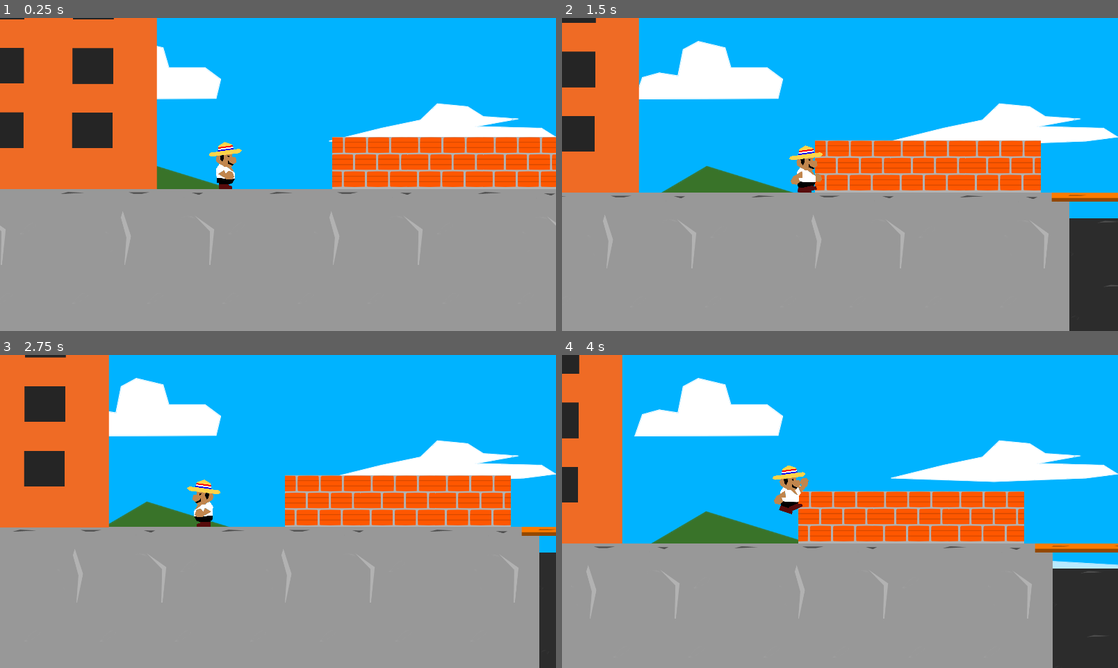
Above: before the commit, frames 1-4 (two rows, left to right).
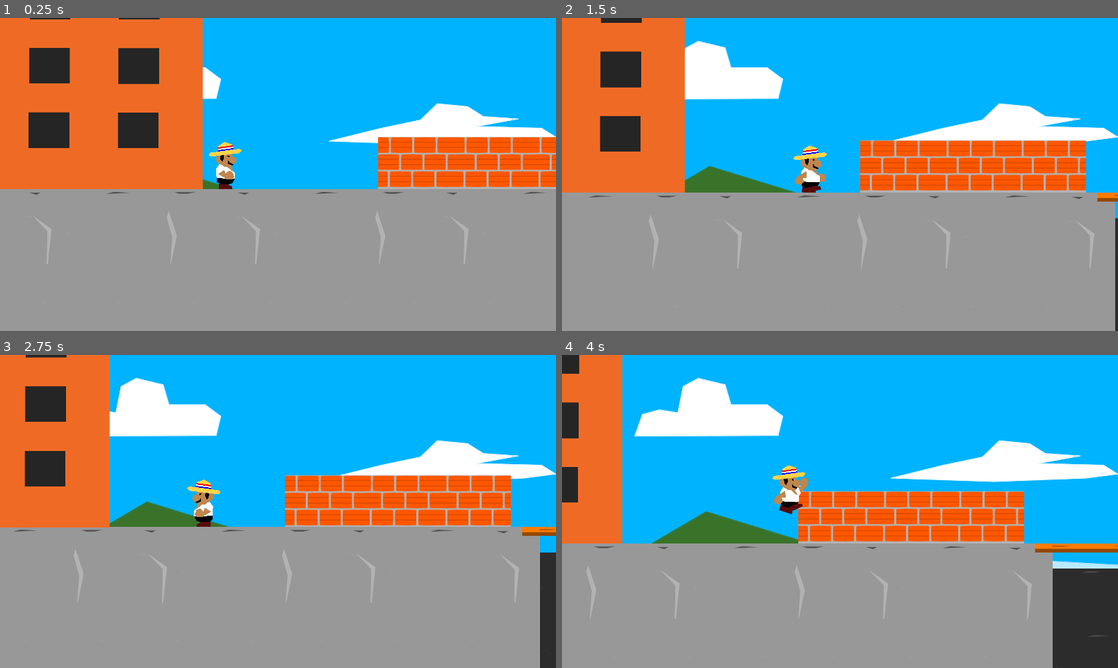
Above: after the commit, the same moments.

Repository: luispereira230797/donmariano
Game: Godot game, scene res://Scenes/Level1.tscn
The game is run twice, just before and just after one commit, with the same random seed, the same clock (stepped at 60 frames per second) and the same inputs.
Inputs:
- Up to frame 1 (0.25 s): no input
- Up to frame 2 (1.5 s): tap Enter (ui_accept) at 0.5, 0.77 s; hold Right (ui_right) from 0.53 s (still down)
- Up to frame 3 (2.75 s): tap Enter (ui_accept) at 1.52 s; release Right (ui_right) at 2.03 s; hold Left (ui_left) from 2.03 s (still down)
- Up to frame 4 (4 s): release Left (ui_left) at 2.78 s; hold Right (ui_right) from 2.78 s (still down); tap Enter (ui_accept) at 3.02, 3.77 s

The runs differ from the first frame. In frame 1, 14% of the frame differs, in the area x 0-100%, y 0-79%; in frame 2, 16%, in the area x 0-100%, y 0-100%; in frame 3, 0.6%; in frame 4, nothing differs.

Commit message:
Remove enemy that kill the character, remove enemies related to the enemy, respawn character in the last killer position

Diff:
--- a/Scenes/Enemy.tscn
+++ b/Scenes/Enemy.tscn
@@ -60,6 +60,7 @@
 extents = Vector2( 23.5, 8.75 )
 
 [node name="Enemy" type="KinematicBody2D"]
+collision_layer = 33
 script = ExtResource( 2 )
 
 [node name="Container" type="Node2D" parent="."]
--- a/Scenes/Level1.tscn
+++ b/Scenes/Level1.tscn
@@ -11,7 +11,6 @@
 [ext_resource path="res://assets/sprites/backgroundground1.png" type="Texture" id=9]
 [ext_resource path="res://assets/sprites/backgroundground2.png" type="Texture" id=10]
 [ext_resource path="res://assets/sprites/backgroundbottom.png" type="Texture" id=11]
-[ext_resource path="res://Scenes/CheckPoint.tscn" type="PackedScene" id=12]
 [ext_resource path="res://Scenes/DeathByFall.tscn" type="PackedScene" id=13]
 [ext_resource path="res://assets/sprites/house.png" type="Texture" id=14]
 
@@ -607,9 +606,11 @@
 
 [node name="Enemy9" parent="." instance=ExtResource( 3 )]
 position = Vector2( 8913, 860 )
+nearbyEnemies = [ "Enemy10" ]
 
 [node name="Enemy10" parent="." instance=ExtResource( 3 )]
 position = Vector2( 9396, 865 )
+nearbyEnemies = [ "Enemy9" ]
 
 [node name="Enemy11" parent="." instance=ExtResource( 3 )]
 position = Vector2( 10605, 559 )
@@ -630,10 +631,12 @@
 [node name="Enemy16" parent="." instance=ExtResource( 3 )]
 position = Vector2( 13485, -239 )
 type = 2
+nearbyEnemies = [ "Enemy17" ]
 
 [node name="Enemy17" parent="." instance=ExtResource( 3 )]
 position = Vector2( 14048, -240 )
 type = 2
+nearbyEnemies = [ "Enemy16" ]
 
 [node name="Enemy18" parent="." instance=ExtResource( 3 )]
 position = Vector2( 14389, -115 )
@@ -641,6 +644,7 @@
 [node name="Enemy19" parent="." instance=ExtResource( 3 )]
 position = Vector2( 14874, -417 )
 type = 2
+nearbyEnemies = [ "Enemy21" ]
 
 [node name="Enemy20" parent="." instance=ExtResource( 3 )]
 position = Vector2( 14587, -259 )
@@ -649,6 +653,7 @@
 [node name="Enemy21" parent="." instance=ExtResource( 3 )]
 position = Vector2( 15395, -417 )
 type = 2
+nearbyEnemies = [ "Enemy19" ]
 
 [node name="DeathByFall" parent="." instance=ExtResource( 13 )]
 position = Vector2( 2792, 1068 )
@@ -671,7 +676,7 @@
 [node name="CanvasLayer" type="CanvasLayer" parent="."]
 
 [node name="Player" parent="." instance=ExtResource( 1 )]
-position = Vector2( -705, 460 )
+position = Vector2( -832, 462 )
 
 [node name="ParallaxBackground4" type="ParallaxBackground" parent="."]
 layer = -98
@@ -761,15 +766,6 @@
 position = Vector2( 95.6797, 100.922 )
 shape = SubResource( 15 )
 
-[node name="CheckPoint1" parent="." instance=ExtResource( 12 )]
-position = Vector2( 3162, 864 )
-
-[node name="CheckPoint2" parent="." instance=ExtResource( 12 )]
-position = Vector2( 7665, 1246 )
-
-[node name="CheckPoint3" parent="." instance=ExtResource( 12 )]
-position = Vector2( 12007, 160 )
-
 [node name="DeathByFall2" parent="." instance=ExtResource( 13 )]
 position = Vector2( 7381, 1416 )
 
--- a/Scripts/Enemy.gd
+++ b/Scripts/Enemy.gd
@@ -8,6 +8,7 @@
 export var move = true
 export var type = 1
 export var canKill = true
+export var nearbyEnemies = [""]
 
 func _ready():
 	if type == 2:
@@ -52,4 +53,11 @@
 
 func _on_Area2D_body_entered(body):
 	if body.get_name() == "Player" && canKill:
-		body._loseLife(get_name())
+		body._loseLife(get_name(), position)
+
+func remove(reference):
+	for enemy in nearbyEnemies:
+		var enemyFind = reference.get_node(enemy)
+		if enemyFind:
+			enemyFind.queue_free()
+	queue_free()
--- a/Scripts/Global.gd
+++ b/Scripts/Global.gd
@@ -13,6 +13,8 @@
 var text = ""
 var itemSelected = false
 var lastCheckPoint = null
+var lastEnemy = null
+var lastPosition = null
 var gameOverFinalText = ""
 var gameOverMessage = ""
 var gameOverText = ""
@@ -540,6 +542,8 @@
 	text = ""
 	itemSelected = false
 	lastCheckPoint = null
+	lastPosition = null
+	lastEnemy = null
 	gameOverFinalText = ""
 	gameOverMessage = ""
 	gameOverText = ""
--- a/Scripts/Level1.gd
+++ b/Scripts/Level1.gd
@@ -1,5 +1,5 @@
 extends Node2D
-
+var timer = Timer.new()
 
 # Declare member variables here. Examples:
 # var a = 2
@@ -7,17 +7,18 @@
 
 # Called when the node enters the scene tree for the first time.
 func _ready():
-	if Global.lastCheckPoint:
-		print('checkpoint')
+	if Global.lastPosition:
 		$Player/Camera2D.smoothing_enabled = false
-		$Player.position = Global.lastCheckPoint
-		var timer = Timer.new()
+		get_node(Global.lastEnemy).remove(self)
+		$Player.position = Global.lastPosition
+		# Smooth camera
+		timer = Timer.new()
 		timer.wait_time = 0.5
 		timer.connect("timeout", self, "enableSmoothCamera")
 		add_child(timer)
 		timer.start()
 	else:
-		Global.lastCheckPoint = $Player.position
+		Global.lastPosition = $Player.position
 	$AudioStreamPlayer.play()
 
 
@@ -48,3 +49,4 @@
 
 func enableSmoothCamera():
 	$Player/Camera2D.smoothing_enabled = true
+	timer.stop()
--- a/Scripts/Player.gd
+++ b/Scripts/Player.gd
@@ -78,9 +78,11 @@
 			motion.x = -200
 	motion = move_and_slide(motion, up)
 
-func _loseLife(name):
+func _loseLife(enemyName, position):
 	Global.cutsceneFirstText = "¡Esto es un asalto Don! ¡Arriba las manos y dame lo que tengas carajo!"
 	Global.cutsceneFirstIcon = Global.miniDrogadicto
+	Global.lastPosition = position
+	Global.lastEnemy = enemyName
 	Global.die()
 	# get_tree().reload_current_scene()
 
@@ -101,3 +103,6 @@
 func _on_JumpSoundArea2D_body_entered(body):
 	if body.get_name() != "Player":
 		jumping = false
+
+func getNearbyEnemies():
+	return $EnemiesDetector.get_overlapping_bodies()
Not shown: 1 places in Scenes/Level1.tscn that only renumber resources
